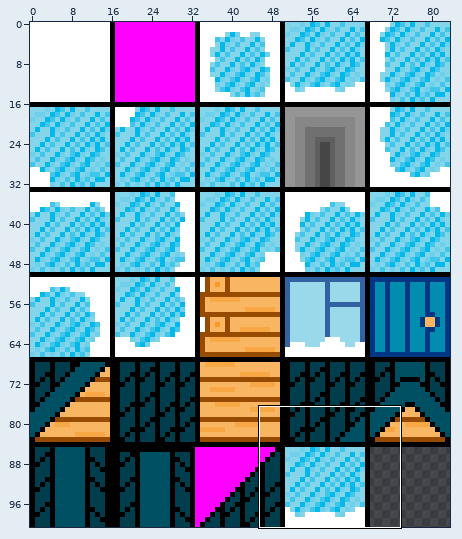
One commit to this sprite sheet: Resources/SnowTileset.png. The first picture is a wide view before the edit; the outline marks the close-up.
Close-up. Before the edit:
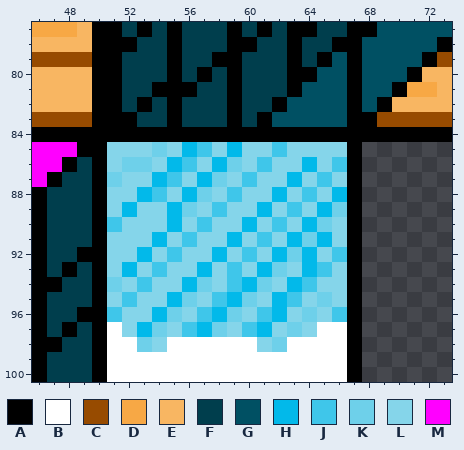
The file is 84x101 pixels. Colours within 5 levels of each other are drawn and written as one. Shown: x 46..73, y 77..100.
Palette (. is transparent): A #000000  B #ffffff  C #974b00  D #f7a845  E #f8b662  F #003e4d  G #005063  H #02b9ea  J #3fc6ea  K #6ed0ea  L #85d5ea  M #ff00ff
Pixels before, first column x 46:
 77 DDDEAAFAFAFFFAFAFAAFFAAGGGGG
 78 EEEEAAAFFAFFFAAFFAFFAAGGGGGA
 79 CCCCAAFFFAFFAAFFFAFAGAGGGGAC
 80 EEEEAAFFFAFAFAFFFAAGGAGGGAEE
 81 EEEEAAFFAAAFFAFFFAGGGAGGADDE
 82 EEEEAAFAFAFFFAFFAGGGGAGAEEEE
 83 CCCCAAAFFAFFFAFAGGGGGAACCCCC
 84 AAAAAAAAAAAAAAAAAAAAAAAAAAAA
 85 MMMAALLLKLHJLHLLJLLLLA......
 86 MMAFALKKLHJLHKLJLLHLJA......
 87 MAFFAKLLHJLHKLJLLHLJLA......
 88 AFFFALLHJLHKLJLLHLJLHA......
 89 AFFFALHLLHKLJLLHLJLHKA......
 90 AFFFAJLLLHLJLLHLJLHKLA......
 91 AFFFALLLHLJLLHLJLHKHLA......
 92 AFFAALLHLJLLHLJLHKHLJA......
 93 AFAFALHLJLLHLJLHKLHJLA......
 94 AAFFAKLJLLHKLJHKLHJLLA......
 95 AFFFALJLLHKLJHKLHJLKLA......
 96 AFFAAJLLHKLJHKLJHLKLJA......
 97 AFAFABLHKLJHKLJHLKLBBA......
 98 AAFFABBKLBBBBBBLKBBBBA......
 99 AFFFABBBBBBBBBBBBBBBBA......
100 AFFFABBBBBBBBBBBBBBBBA......
New version:
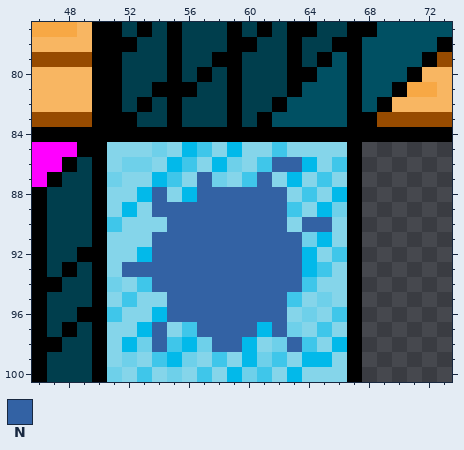
Colours new in this view: N #3362a4
From the commit log: added a tile to snow biome
Edits made:
y 86: x 62..63 LL -> NN
y 87: x 57 H -> N; x 61 L -> N
y 88: x 54 J -> N; x 57..62 KLJLLH -> NNNNNN
y 89: x 54..62 LHKLJLLHL -> NNNNNNNNN
y 90: x 55..62 HLJLLHLJ -> NNNNNNNN; x 64..65 HK -> NN
y 91: x 54..63 HLJLLHLJLH -> NNNNNNNNNN
y 92: x 54..63 LJLLHLJLHK -> NNNNNNNNNN
y 93: x 52..63 HLJLLHLJLHKL -> NNNNNNNNNNNN
y 94: x 54..63 LLHKLJHKLH -> NNNNNNNNNN
y 95: x 55..62 HKLJHKLH -> NNNNNNNN
y 96: x 55..62 KLJHKLJH -> NNNNNNNN
y 97: x 51 B -> L; x 54 K -> N; x 57..60 HKLJ -> NNNN; x 62 L -> N; x 65..66 BB -> JL
y 98: x 51..52 BB -> LH; x 54..60 LBBBBBB -> NJHKNNH; x 63..66 BBBB -> NJLH
y 99: x 51..66 BBBBBBBBBBBBBBBB -> LKLJHKLJLHKJLHHL
y 100: x 51..66 BBBBBBBBBBBBBBBB -> KLJLKLJLHKJLHLLL
